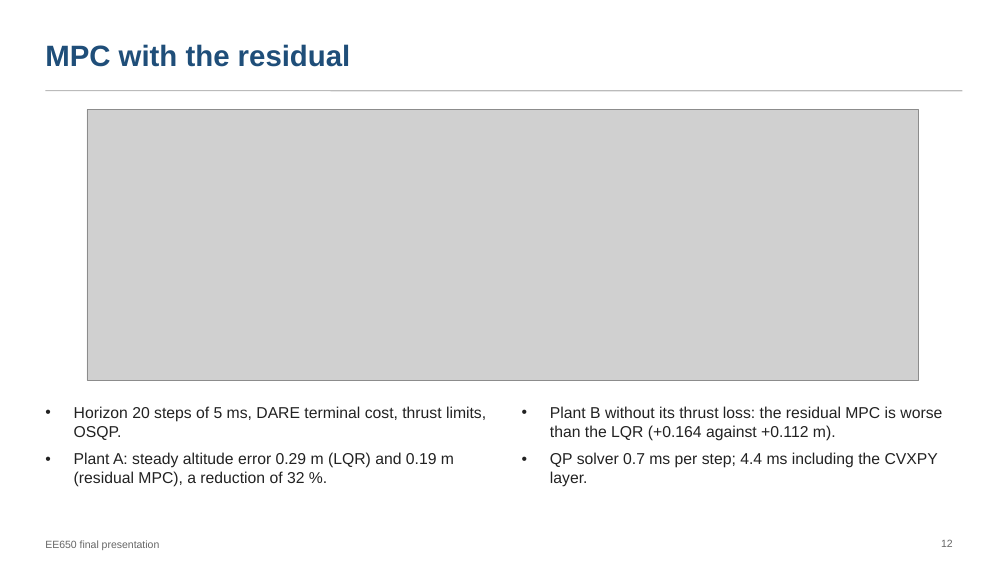
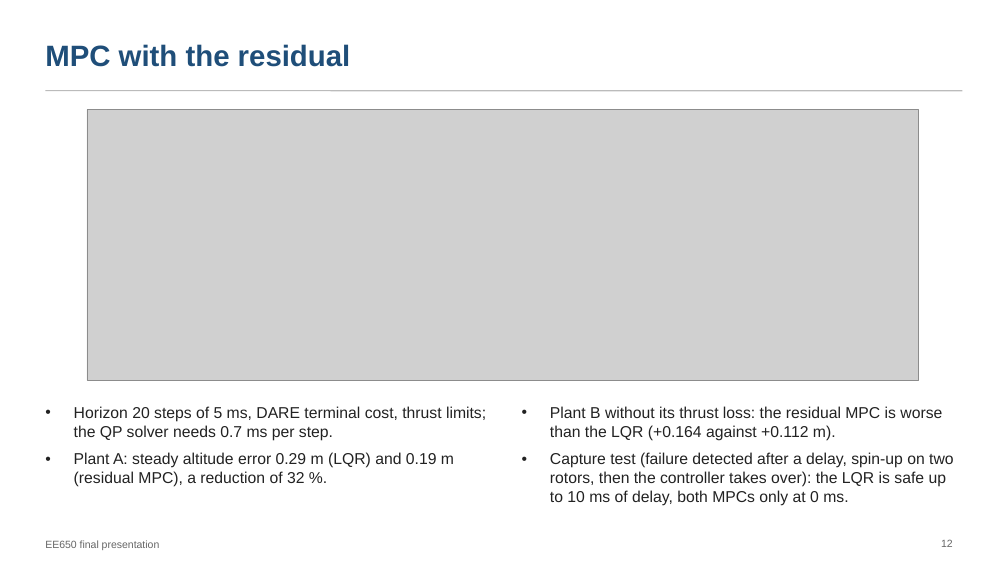
Before and after one commit to pranshuk22/quadrotor-rotor-loss-recovery, a slide deck: slide 12 of docs/deck/final-presentation.pptx. Drawn at 1008x567 pixels with LibreOffice and Linux fonts; fonts in the diff are those of the drawing; grey boxes stand for pictures. Boxes give left, top, right and bottom in pixels: in the first picture for what was removed or moved away, otherwise in the second. Text is boxed around its words. In the diff, an @@ line names an element or a change of style, - is before the commit and + after.

Commit message:
Edit the report and deck for clarity and flow
Rewrite the offset-free, full-state Koopman and depth sections in plain language, add the capture results of the first MPC experiment, correct the controller period in the capture protocol (5 ms), correct the full-state Koopman capture claim, and remove remaining references to the proposal, pre-registration and result-file paths. Deck: explain the capture test before it is used and align the wording with the report.

```diff
--- a/docs/deck/final-presentation.pptx
+++ b/docs/deck/final-presentation.pptx
@@ text at box(74, 406, 486, 441): text changed @@
-• Horizon 20 steps of 5 ms, DARE terminal cost, thrust limits, OSQP.
+• Horizon 20 steps of 5 ms, DARE terminal cost, thrust limits; the QP solver needs 0.7 ms per step.
@@ text at box(550, 452, 953, 506): text changed @@
-• QP solver 0.7 ms per step; 4.4 ms including the CVXPY layer.
+• Capture test (failure detected after a delay, spin-up on two rotors, then the controller takes over): the LQR is safe up to 10 ms of delay, both MPCs only at 0 ms.
```
Also in this commit, not shown: 5 other slides changed, 21 other files.
